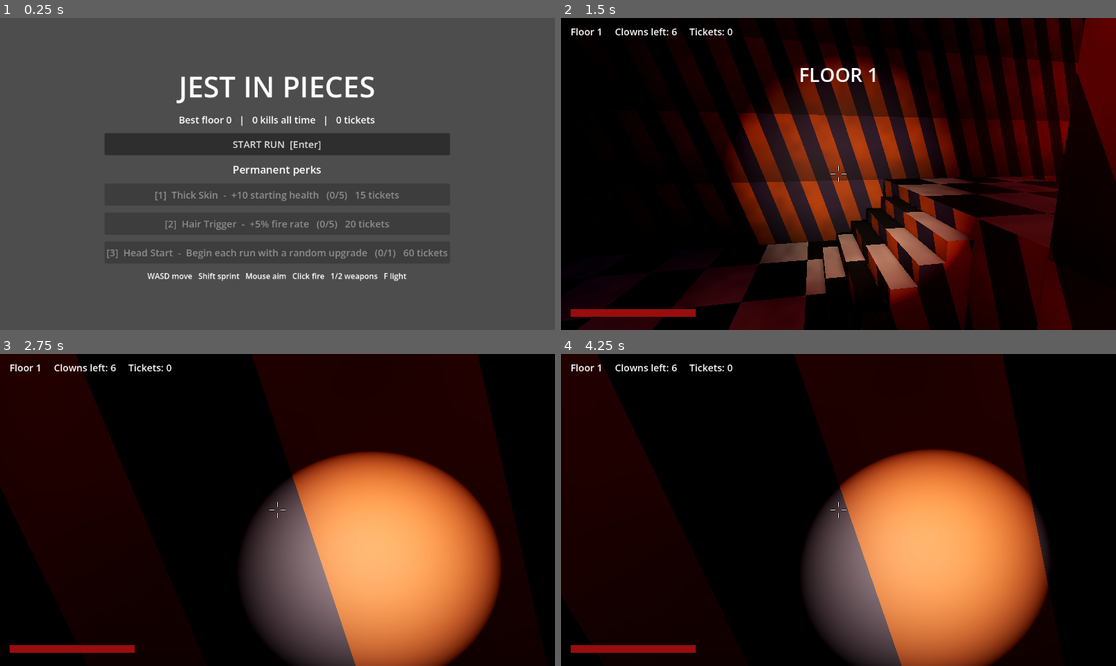
Above: before the commit, frames 1-4 (two rows, left to right).
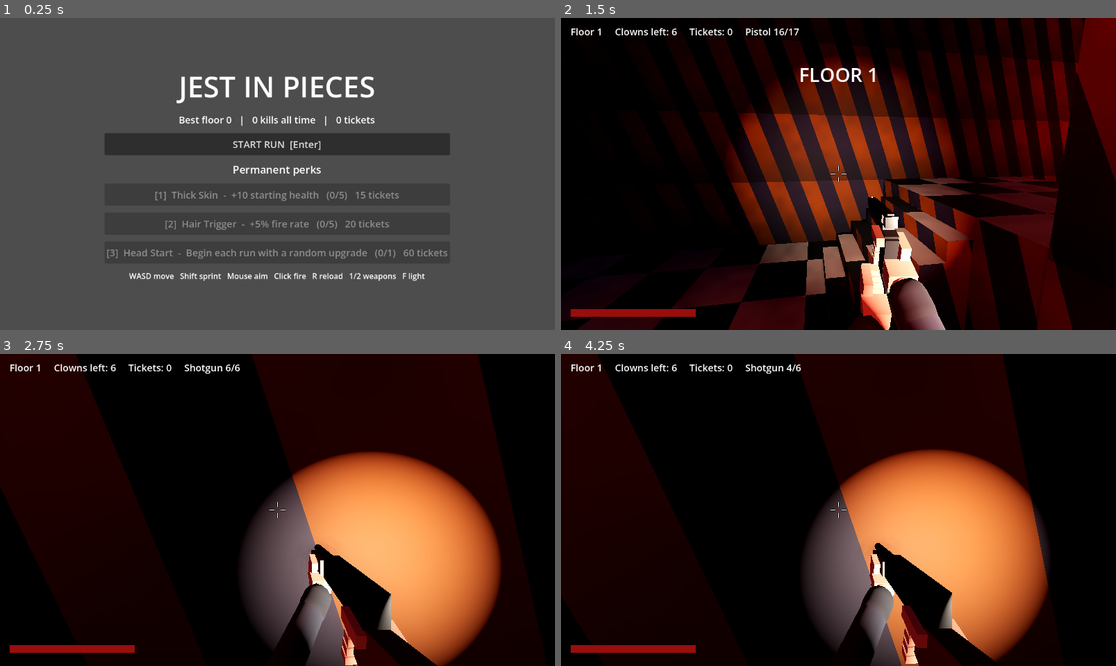
Above: after the commit, the same moments.

Repository: Accof/Jest-In-Pieces
Game: Godot game, scene res://scenes/game.tscn
Two runs of this game, one before a commit and one after it. Both use one fixed random seed, a clock stepped at 60 frames per second and the inputs below.
Inputs (mouse positions are in pixels of both pictures, inside the frame that each line leads up to):
- Up to frame 1 (0.25 s): no input
- Up to frame 2 (1.5 s): click "START RUN [Enter]" at 0.5 s; tap Enter at 1.25 s; move the mouse to (866, 174) at 1.27 s; hold W from 1.28 s (still down); tap Backspace at 1.35 s; click (866, 174) at 1.42 s
- Up to frame 3 (2.75 s): keep holding W; tap Space at 1.52, 1.82, 2.27, 2.57 s; tap 1 at 1.55, 2.1 s; move the mouse to (249, 510) at 2.02 s; click (249, 510) at 2.17 s; tap 2 at 2.3 s
- Up to frame 4 (4.25 s): keep holding W; move the mouse to (849, 503) at 2.77 s; tap 2 at 2.85 s; click (849, 503) at 2.92 s; tap R at 3.05, 3.6 s; move the mouse to (832, 516) at 3.52 s; click (832, 516) at 3.67 s; tap Space at 3.77, 4.07 s; tap Enter at 3.8 s

The runs differ from the first frame. In frame 1, 0.6% of the frame differs, in the area x 23-77%, y 81-85%; in frame 2, 3.3%; in frame 3, 4.9%; in frame 4, 5.2%, in the area x 33-79%, y 3-100%.

Commit message:
Add first-person hands and guns, magazines and reloads
- View model built in code: long-slide pistol and pump shotgun, bare
  hands with sleeves, sway, walking bob, recoil, slide and pump action
- Pistol: 17-round magazine, slide locks back when empty, magazine
  change animation
- Shotgun: 6 shells loaded one at a time, can fire part-way through
- R reloads; the test room's reset key moves to Backspace
- Ammo shown on the HUD

Co-Authored-By: Claude Fable 5.2 <noreply@anthropic.com>
Claude-Session: https://claude.ai/code/session_01G887uisKmon25i3LWazTe9

Diff:
--- a/scripts/game/game.gd
+++ b/scripts/game/game.gd
@@ -81,6 +81,7 @@
 	player.health_changed.connect(func(_h: float, _m: float) -> void: _refresh_hud())
 	player.died.connect(_on_player_died)
 	player.fired.connect(_on_player_fired)
+	player.ammo_changed.connect(_refresh_hud)
 	if int(save.perks.get("start", 0)) > 0:
 		_apply_upgrade(UPGRADES[rng.randi() % UPGRADES.size()].id)
 	next_floor()
@@ -360,7 +361,7 @@
 		var label := "[%d]  %s  -  %s   (%d/%d)   %s" % [i + 1, p.name, p.desc, owned, p.max, "MAXED" if owned >= p.max else "%d tickets" % p.cost]
 		var b := _button(label, _buy_perk.bind(i))
 		b.disabled = owned >= p.max or int(save.tickets) < p.cost
-	_title("WASD move   Shift sprint   Mouse aim   Click fire   1/2 weapons   F light", 16)
+	_title("WASD move   Shift sprint   Mouse aim   Click fire   R reload   1/2 weapons   F light", 16)
 
 
 func _title(text: String, size: int) -> void:
@@ -384,7 +385,9 @@
 func _refresh_hud() -> void:
 	if not is_instance_valid(player):
 		return
-	_hud.text = "Floor %d     Clowns left: %d     Tickets: %d%s" % [floor_number, maxi(remaining, 0), run_tickets, "     EXIT OPEN - find the green door" if exit_open else ""]
+	var w: Dictionary = FpsPlayer.WEAPONS[player.weapon]
+	_hud.text = "Floor %d     Clowns left: %d     Tickets: %d     %s %d/%d%s" % [floor_number, maxi(remaining, 0), run_tickets, w.name, player.ammo[player.weapon], w.mag,
+		"     EXIT OPEN - find the green door" if exit_open else ""]
 	_health_bar.max_value = player.stats.max_health
 	_health_bar.value = player.health
 
--- a/scripts/player/fps_player.gd
+++ b/scripts/player/fps_player.gd
@@ -1,21 +1,22 @@
 class_name FpsPlayer
 extends CharacterBody3D
 ## First-person player. WASD move, Shift sprint, mouse look, left click fire,
-## 1 pistol, 2 shotgun, F flashlight.
+## R reload, 1 pistol, 2 shotgun, F flashlight.
 
 const LAYER_WORLD := 1
 const LAYER_RAGDOLL := 1 << 2
 const LAYER_RAMP := 1 << 4
 
 const WEAPONS := [
-	{name = "Pistol", damage = 34.0, pellets = 1, spread = 0.0, impulse = 14.0, heavy = false, can_dismember = false, cooldown = 0.22, falloff = 60.0},
-	{name = "Shotgun", damage = 16.0, pellets = 9, spread = 4.5, impulse = 16.0, heavy = true, can_dismember = true, cooldown = 0.8, falloff = 9.0},
+	{name = "Pistol", damage = 34.0, pellets = 1, spread = 0.0, impulse = 14.0, heavy = false, can_dismember = false, cooldown = 0.22, falloff = 60.0, mag = 17},
+	{name = "Shotgun", damage = 16.0, pellets = 9, spread = 4.5, impulse = 16.0, heavy = true, can_dismember = true, cooldown = 0.8, falloff = 9.0, mag = 6},
 ]
 
 signal reset_requested
 signal health_changed(health: float, max_health: float)
 signal died
 signal fired(weapon: int)
+signal ammo_changed
 
 @export var speed := 4.5
 @export var sprint_speed := 6.4
@@ -32,6 +33,14 @@
 var health := 100.0
 var dead := false
 var weapon := 0
+## Rounds loaded in each gun. Spare ammunition is unlimited for now.
+var ammo: Array[int] = [17, 6]
+var view: ViewModel
+## Key that asks for a reset in the test room (R is reload).
+var reset_key := KEY_BACKSPACE
+var _reload_left := -1.0        # pistol: seconds until the new magazine is in
+var _shell_left := -1.0         # shotgun: seconds until the next shell is in
+var _look := Vector2.ZERO
 var camera: Camera3D
 var flashlight: SpotLight3D
 var _cooldown := 0.0
@@ -56,7 +65,7 @@
 	camera = Camera3D.new()
 	camera.position.y = 1.65
 	camera.fov = 80.0
-	camera.near = 0.05
+	camera.near = 0.02
 	add_child(camera)
 	camera.make_current()
 	flashlight = SpotLight3D.new()
@@ -67,6 +76,8 @@
 	flashlight.shadow_enabled = true
 	flashlight.position = Vector3(0.15, -0.1, 0.0)
 	camera.add_child(flashlight)
+	view = ViewModel.new()
+	camera.add_child(view)
 	var hud := CanvasLayer.new()
 	add_child(hud)
 	_hurt = ColorRect.new()
@@ -107,6 +118,7 @@
 	if dead:
 		return
 	if event is InputEventMouseMotion and Input.mouse_mode == Input.MOUSE_MODE_CAPTURED:
+		_look += event.relative
 		rotate_y(-event.relative.x * mouse_sensitivity)
 		camera.rotation.x = clampf(camera.rotation.x - event.relative.y * mouse_sensitivity, -1.5, 1.5)
 	elif event is InputEventMouseButton and event.pressed:
@@ -116,15 +128,19 @@
 			fire()
 	elif event is InputEventKey and event.pressed and not event.echo:
 		match event.keycode:
-			KEY_1: weapon = 0
-			KEY_2: weapon = 1
+			KEY_1: select_weapon(0)
+			KEY_2: select_weapon(1)
 			KEY_F: flashlight.visible = not flashlight.visible
-			KEY_R: reset_requested.emit()
+			KEY_R: reload()
 			KEY_ESCAPE: Input.mouse_mode = Input.MOUSE_MODE_VISIBLE
+		if event.keycode == reset_key:
+			reset_requested.emit()
 		_update_label()
 
 
 func _process(delta: float) -> void:
+	view.animate(delta, Vector2(velocity.x, velocity.z).length() if is_on_floor() else 0.0, _look)
+	_look = Vector2.ZERO
 	_hurt.color.a = move_toward(_hurt.color.a, 0.0, delta * 1.2)
 	_kick = move_toward(_kick, 0.0, delta * 0.5)
 	camera.rotation.z = _kick * 0.3
@@ -136,6 +152,7 @@
 		velocity = Vector3(0, velocity.y - 9.8 * delta, 0)
 		move_and_slide()
 		return
+	_tick_reload(delta)
 	# Holding the button keeps firing.
 	if Input.is_mouse_button_pressed(MOUSE_BUTTON_LEFT) and Input.mouse_mode == Input.MOUSE_MODE_CAPTURED:
 		fire()
@@ -152,12 +169,72 @@
 	move_and_slide()
 
 
+func select_weapon(w: int) -> void:
+	if w == weapon or dead:
+		return
+	_reload_left = -1.0
+	_shell_left = -1.0
+	weapon = w
+	view.swap_to(w)
+	_cooldown = maxf(_cooldown, ViewModel.SWAP_TIME)
+	ammo_changed.emit()
+	_update_label()
+
+
+## Start reloading the gun in hand, if it has room.
+func reload() -> void:
+	if dead or view.swapping() or view.reloading() or ammo[weapon] >= WEAPONS[weapon].mag:
+		return
+	view.start_reload()
+	if weapon == 0:
+		_reload_left = ViewModel.PISTOL_RELOAD * 0.62      # the moment the magazine seats
+	else:
+		_shell_left = ViewModel.SHELL_INTRO + ViewModel.SHELL_TIME * 0.85
+
+
+func _tick_reload(delta: float) -> void:
+	if weapon == 0:
+		if _reload_left >= 0.0:
+			_reload_left -= delta
+			if _reload_left < 0.0:
+				ammo[0] = WEAPONS[0].mag
+				ammo_changed.emit()
+				_update_label()
+		if view.reloading() and view._reload_t >= ViewModel.PISTOL_RELOAD:
+			view.stop_reload()
+			view.slide_locked = false
+	elif _shell_left >= 0.0:
+		# Shells go in one at a time, so the shotgun can be fired part-way through.
+		_shell_left -= delta
+		if _shell_left < 0.0:
+			ammo[1] += 1
+			ammo_changed.emit()
+			_update_label()
+			if ammo[1] >= WEAPONS[1].mag:
+				_shell_left = -1.0
+				view.stop_reload()
+			else:
+				_shell_left = ViewModel.SHELL_TIME
+
+
 func fire() -> void:
-	if _cooldown > 0.0 or dead:
-		return
+	if _cooldown > 0.0 or dead or view.swapping():
+		return
+	if weapon == 0 and view.reloading():
+		return
+	if ammo[weapon] <= 0:
+		reload()
+		return
+	if weapon == 1 and view.reloading():
+		_shell_left = -1.0                      # break off loading to shoot
+		view.stop_reload()
 	var w: Dictionary = WEAPONS[weapon]
 	_cooldown = w.cooldown / stats.fire_rate
 	_shot_id += 1
+	ammo[weapon] -= 1
+	if weapon == 0 and ammo[0] == 0:
+		view.slide_locked = true
+	view.fire()
 	var from := camera.global_position
 	var aim := -camera.global_basis.z
 	var pellets: int = w.pellets + (stats.pellets if w.pellets > 1 else 0)
@@ -168,6 +245,8 @@
 			d = (aim + camera.global_basis.x * randfn(0.0, s * 0.5) + camera.global_basis.y * randfn(0.0, s * 0.5)).normalized()
 		shoot_ray(from, d, w, _shot_id)
 	fired.emit(weapon)
+	ammo_changed.emit()
+	_update_label()
 
 
 ## Fire one ray with a weapon definition. Also used by the automated tests.
@@ -213,4 +292,4 @@
 
 
 func _update_label() -> void:
-	_label.text = "%s   [1] pistol  [2] shotgun  [F] light  [R] reset  [Esc] mouse" % WEAPONS[weapon].name
+	_label.text = "%s %d/%d   [R] reload  [1] pistol  [2] shotgun  [F] light  [Backspace] reset  [Esc] mouse" % [WEAPONS[weapon].name, ammo[weapon], WEAPONS[weapon].mag]
--- /dev/null
+++ b/scripts/player/view_model.gd
@@ -0,0 +1,407 @@
+class_name ViewModel
+extends Node3D
+## The player's hands and gun as seen in first person. Built from simple shapes
+## and animated in code: sway, walking bob, recoil, slide and pump action,
+## reloads and weapon swaps.
+##
+## Everything is authored at real size, then the whole thing is shrunk toward
+## the camera. That looks identical on screen but keeps the gun inside the
+## player's body, so it does not poke through walls.
+
+const SHRINK := 0.45
+const PISTOL := 0
+const SHOTGUN := 1
+
+## Seconds the reload animations take. The player script reads these.
+const PISTOL_RELOAD := 1.55
+const SHELL_TIME := 0.48
+const SHELL_INTRO := 0.3
+const SWAP_TIME := 0.3
+
+var weapon := PISTOL
+var slide_locked := false       # pistol ran dry: slide stays back until reloaded
+
+var _guns: Array[Node3D] = []
+var _pose: Array[Node3D] = []   # per gun: the node recoil and reload move
+var _slide: Node3D
+var _mag: Node3D
+var _spare_mag: Node3D
+var _pump: Node3D
+var _shell: Node3D
+var _left: Array[Node3D] = []   # per gun: the left arm
+var _flash: OmniLight3D
+var _flash_mesh: MeshInstance3D
+
+var _time := 0.0
+var _kick := 0.0                # recoil, decays
+var _slide_back := 0.0
+var _since_shot := 9.0
+var _reload_t := -1.0           # >= 0 while reloading
+var _swap_t := -1.0
+var _swap_to := 0
+var _bob := 0.0
+var _bob_amount := 0.0
+var _sway := Vector2.ZERO
+
+
+func _ready() -> void:
+	scale = Vector3.ONE * SHRINK
+	_build_pistol()
+	_build_shotgun()
+	_guns[SHOTGUN].visible = false
+	_flash = OmniLight3D.new()
+	_flash.light_color = Color(1.0, 0.8, 0.45)
+	_flash.omni_range = 7.0
+	_flash.light_energy = 0.0
+	_flash.shadow_enabled = false
+	add_child(_flash)
+	_flash_mesh = MeshInstance3D.new()
+	var q := QuadMesh.new()
+	q.size = Vector2(0.075, 0.075)
+	var fm := StandardMaterial3D.new()
+	fm.shading_mode = BaseMaterial3D.SHADING_MODE_UNSHADED
+	fm.albedo_color = Color(1.0, 0.85, 0.5, 0.9)
+	fm.transparency = BaseMaterial3D.TRANSPARENCY_ALPHA
+	fm.blend_mode = BaseMaterial3D.BLEND_MODE_ADD
+	fm.billboard_mode = BaseMaterial3D.BILLBOARD_ENABLED
+	var g := GradientTexture2D.new()
+	var grad := Gradient.new()
+	grad.set_color(0, Color(1, 1, 1, 1))
+	grad.set_color(1, Color(1, 1, 1, 0))
+	g.gradient = grad
+	g.fill = GradientTexture2D.FILL_RADIAL
+	g.fill_from = Vector2(0.5, 0.5)
+	g.fill_to = Vector2(1.0, 0.5)
+	fm.albedo_texture = g
+	q.material = fm
+	_flash_mesh.mesh = q
+	_flash_mesh.visible = false
+	_flash_mesh.cast_shadow = GeometryInstance3D.SHADOW_CASTING_SETTING_OFF
+	add_child(_flash_mesh)
+
+
+# --- called by the player -------------------------------------------------------
+func fire() -> void:
+	_kick = 1.0
+	_slide_back = 1.0
+	_since_shot = 0.0
+	var muzzle := _muzzle()
+	_flash.position = muzzle
+	_flash.light_energy = 5.0 if weapon == PISTOL else 9.0
+	_flash_mesh.position = muzzle
+	_flash_mesh.scale = Vector3.ONE * (1.0 if weapon == PISTOL else 1.8) * randf_range(0.8, 1.2)
+	_flash_mesh.visible = true
+
+
+func start_reload() -> void:
+	_reload_t = 0.0
+
+
+func stop_reload() -> void:
+	_reload_t = -1.0
+
+
+func reloading() -> bool:
+	return _reload_t >= 0.0
+
+
+func swap_to(w: int) -> void:
+	if w == weapon and _swap_t < 0.0:
+		return
+	_swap_to = w
+	_swap_t = 0.0
+	_reload_t = -1.0
+
+
+func swapping() -> bool:
+	return _swap_t >= 0.0
+
+
+## `speed` is how fast the player is walking; `look` is this frame's mouse movement.
+func animate(delta: float, speed: float, look: Vector2) -> void:
+	_time += delta
+	_since_shot += delta
+	_kick = move_toward(_kick, 0.0, delta * (7.0 if weapon == PISTOL else 3.2))
+	_slide_back = move_toward(_slide_back, 0.0, delta * 14.0)
+	_flash.light_energy = move_toward(_flash.light_energy, 0.0, delta * 90.0)
+	if _since_shot > 0.045:
+		_flash_mesh.visible = false
+	_bob_amount = move_toward(_bob_amount, clampf(speed / 4.5, 0.0, 1.4), delta * 6.0)
+	_bob += delta * (5.0 + speed * 1.3)
+	_sway = _sway.lerp(Vector2(clampf(-look.x * 0.0009, -0.05, 0.05), clampf(look.y * 0.0009, -0.05, 0.05)), clampf(delta * 9.0, 0.0, 1.0))
+	if _reload_t >= 0.0:
+		_reload_t += delta
+
+	# Lower one gun, raise the other.
+	var drop := 0.0
+	if _swap_t >= 0.0:
+		_swap_t += delta
+		var half := SWAP_TIME * 0.5
+		if _swap_t >= half and weapon != _swap_to:
+			weapon = _swap_to
+			_guns[PISTOL].visible = weapon == PISTOL
+			_guns[SHOTGUN].visible = weapon == SHOTGUN
+		drop = 1.0 - absf(_swap_t - half) / half
+		if _swap_t >= SWAP_TIME:
+			_swap_t = -1.0
+			drop = 0.0
+
+	# Whole-gun motion shared by both weapons: sway, bob, breathing, swap.
+	var root := _guns[weapon]
+	var bob := Vector3(sin(_bob) * 0.006, -absf(cos(_bob)) * 0.008, 0) * _bob_amount
+	var breathe := Vector3(0, sin(_time * 1.6) * 0.0018, 0)
+	root.position = bob + breathe + Vector3(_sway.x, _sway.y - drop * 0.35, 0)
+	root.rotation = Vector3(-drop * 0.9 + _sway.y * 1.2, _sway.x * 1.5, _sway.x * 0.8)
+
+	if weapon == PISTOL:
+		_animate_pistol()
+	else:
+		_animate_shotgun()
+
+
+# --- pistol ---------------------------------------------------------------------
+const P_HOME := Vector3(0.125, -0.125, -0.54)
+const P_LEFT_HOME := Vector3(-0.015, -0.085, 0.01)
+
+func _animate_pistol() -> void:
+	var pose := _pose[PISTOL]
+	var left := _left[PISTOL]
+	var k := _kick * _kick
+	var pos := P_HOME + Vector3(0, 0.012 * k, 0.03 * k)
+	var rot := Vector3(deg_to_rad(9.0) * k, 0, deg_to_rad(randf_range(-0.6, 0.6)) * k)
+	var slide := maxf(_slide_back, 1.0 if slide_locked else 0.0)
+	var mag_pos := Vector3.ZERO
+	var mag_visible := true
+	var left_pos := P_LEFT_HOME
+	var left_rot := Vector3.ZERO
+	var spare := false
+	if _reload_t >= 0.0:
+		var t := _reload_t
+		# 0.00-0.22  tip the gun over to get at the magazine
+		# 0.22-0.50  old magazine drops free, support hand goes for a new one
+		# 0.50-0.98  new magazine comes up and is pushed home
+		# 0.98-1.20  hand back on the gun, slide released if it was locked
+		# 1.20-1.55  back on target
+		var tilt := smoothstep(0.0, 0.22, t) * (1.0 - smoothstep(1.2, PISTOL_RELOAD, t))
+		pos += Vector3(-0.03, 0.035, 0.03) * tilt
+		rot += Vector3(deg_to_rad(16.0), deg_to_rad(12.0), deg_to_rad(-32.0)) * tilt
+		if t < 0.5:
+			var fall := smoothstep(0.22, 0.5, t)
+			mag_pos = Vector3(0, -0.3 * fall * fall, 0.03 * fall)
+			mag_visible = t < 0.48
+		elif t < 0.98:
+			var up := smoothstep(0.55, 0.92, t)
+			mag_pos = Vector3(0, -0.17 * (1.0 - up), 0.0)
+			mag_visible = t > 0.6
+			spare = false
+		var away := smoothstep(0.18, 0.4, t) * (1.0 - smoothstep(0.55, 0.9, t))
+		left_pos = P_LEFT_HOME + Vector3(-0.06, -0.3, 0.1) * away
+		# as the magazine goes in, the hand is under the grip pushing up
+		var seat := smoothstep(0.6, 0.92, t) * (1.0 - smoothstep(0.98, 1.15, t))
+		left_pos += Vector3(0.015, -0.045 * (1.0 - smoothstep(0.86, 0.94, t)), 0.0) * seat
+		left_rot = Vector3(0, 0, deg_to_rad(-20.0)) * seat
+		pos += Vector3(0, 0.012, 0) * (smoothstep(0.9, 0.95, t) - smoothstep(0.95, 1.05, t))   # the bump as it seats
+		if slide_locked and t > 1.1:
+			slide = 1.0 - smoothstep(1.1, 1.16, t)
+			pos += Vector3(0, 0, -0.008) * (smoothstep(1.12, 1.16, t) - smoothstep(1.16, 1.3, t))
+	pose.position = pos
+	pose.rotation = rot
+	_slide.position.z = 0.045 * slide
+	_mag.position = mag_pos
+	_mag.visible = mag_visible
+	_spare_mag.visible = spare
+	left.position = left_pos
+	left.rotation = left_rot
+
+
+func _build_pistol() -> void:
+	var root := Node3D.new()
+	add_child(root)
+	_guns.append(root)
+	var pose := Node3D.new()
+	root.add_child(pose)
+	_pose.append(pose)
+	var poly := _mat(Color(0.07, 0.07, 0.075), 0.55, 0.0)
+	var steel := _mat(Color(0.16, 0.16, 0.17), 0.3, 0.7)
+	# Frame, with the long dust cover and rail of a long-slide pistol.
+	_box(pose, Vector3(0.030, 0.024, 0.200), Vector3(0, -0.006, -0.022), Vector3.ZERO, poly)
+	_box(pose, Vector3(0.022, 0.006, 0.055), Vector3(0, -0.021, -0.085), Vector3.ZERO, poly)      # rail
+	# Grip, raked back.
+	_box(pose, Vector3(0.031, 0.118, 0.052), Vector3(0, -0.068, 0.072), Vector3(18, 0, 0), poly)
+	_box(pose, Vector3(0.032, 0.020, 0.026), Vector3(0, -0.018, 0.094), Vector3(18, 0, 0), poly)   # beavertail
+	# Trigger guard and trigger.
+	_box(pose, Vector3(0.012, 0.005, 0.058), Vector3(0, -0.048, 0.012), Vector3.ZERO, poly)
+	_box(pose, Vector3(0.012, 0.034, 0.005), Vector3(0, -0.033, -0.017), Vector3.ZERO, poly)
+	_box(pose, Vector3(0.006, 0.020, 0.005), Vector3(0, -0.028, 0.018), Vector3(-18, 0, 0), poly)
+	# Slide: long, square, with rear serrations and sights.
+	_slide = Node3D.new()
+	pose.add_child(_slide)
+	_box(_slide, Vector3(0.029, 0.026, 0.262), Vector3(0, 0.019, -0.028), Vector3.ZERO, steel)
+	for i in 6:
+		_box(_slide, Vector3(0.0305, 0.020, 0.0025), Vector3(0, 0.019, 0.060 + i * 0.006), Vector3.ZERO, poly)
+	_box(_slide, Vector3(0.016, 0.006, 0.008), Vector3(0, 0.035, 0.092), Vector3.ZERO, poly)       # rear sight
+	_box(_slide, Vector3(0.004, 0.005, 0.006), Vector3(0, 0.0345, -0.150), Vector3.ZERO, poly)     # front sight
+	_box(_slide, Vector3(0.0295, 0.010, 0.040), Vector3(0, 0.024, -0.02), Vector3.ZERO, _mat(Color(0.12, 0.12, 0.13), 0.3, 0.8))   # ejection port
+	# Barrel, fixed, showing at the muzzle.
+	_cyl(pose, 0.0065, 0.03, Vector3(0, 0.02, -0.158), Vector3(90, 0, 0), _mat(Color(0.02, 0.02, 0.02), 0.4, 0.6))
+	# Magazine in the grip, and a spare carried by the support hand.
+	_mag = Node3D.new()
+	pose.add_child(_mag)
+	var mag_mat := _mat(Color(0.05, 0.05, 0.055), 0.45, 0.3)
+	_box(_mag, Vector3(0.024, 0.118, 0.034), Vector3(0, -0.07, 0.073), Vector3(18, 0, 0), mag_mat)
+	_box(_mag, Vector3(0.031, 0.010, 0.050), Vector3(0, -0.130, 0.092), Vector3(18, 0, 0), poly)
+	_spare_mag = Node3D.new()
+	pose.add_child(_spare_mag)
+	_spare_mag.visible = false
+	# Right hand, wrapped round the grip, part of the gun so it recoils with it.
+	_hand(pose, Vector3(0, -0.062, 0.082), Vector3(0.085, -0.30, 0.42), false)
+	# Left hand, cupped under and round the right.
+	var left := Node3D.new()
+	pose.add_child(left)
+	_hand(left, Vector3(-0.012, -0.066, 0.062), Vector3(-0.30, -0.30, 0.34), true)
+	_left.append(left)
+
+
+# --- shotgun --------------------------------------------------------------------
+const S_HOME := Vector3(0.15, -0.155, -0.42)
+
+func _animate_shotgun() -> void:
+	var pose := _pose[SHOTGUN]
+	var left := _left[SHOTGUN]
+	var k := _kick * _kick
+	var pos := S_HOME + Vector3(0, 0.02 * k, 0.07 * k)
+	var rot := Vector3(deg_to_rad(11.0) * k, deg_to_rad(-1.5) * k, 0)
+	# Pump: racked back and forward a moment after each shot.
+	var pump := 0.0
+	if _since_shot > 0.2 and _since_shot < 0.62:
+		pump = sin((_since_shot - 0.2) / 0.42 * PI)
+	var shell_vis := false
+	var left_pos := Vector3(0, 0, 0.085 * pump)
+	if _reload_t >= 0.0:
+		var t := _reload_t
+		var tilt := smoothstep(0.0, SHELL_INTRO, t)
+		pos += Vector3(-0.02, 0.05, 0.04) * tilt
+		rot += Vector3(deg_to_rad(20.0), deg_to_rad(8.0), deg_to_rad(38.0)) * tilt
+		if t > SHELL_INTRO:
+			# One shell at a time: hand down for a shell, up to the port, thumb it in.
+			var c := fposmod(t - SHELL_INTRO, SHELL_TIME) / SHELL_TIME
+			var reach := sin(clampf(c / 0.55, 0.0, 1.0) * PI)
+			left_pos = Vector3(0.02, -0.02, 0.2) + Vector3(-0.05, -0.22, 0.08) * reach
+			shell_vis = c > 0.3 and c < 0.92
+			if c > 0.78:
+				left_pos += Vector3(0, 0.012, -0.03) * sin((c - 0.78) / 0.22 * PI)
+		else:
+			left_pos = Vector3(0.02, -0.02, 0.2) * tilt
+	pose.position = pos
+	pose.rotation = rot
+	_pump.position.z = 0.085 * pump
+	left.position = left_pos
+	_shell.visible = shell_vis
+
+
+func _build_shotgun() -> void:
+	var root := Node3D.new()
+	add_child(root)
+	_guns.append(root)
+	var pose := Node3D.new()
+	root.add_child(pose)
+	_pose.append(pose)
+	var steel := _mat(Color(0.15, 0.15, 0.16), 0.32, 0.75)
+	var wood := _mat(Color(0.30, 0.15, 0.07), 0.5, 0.0)
+	_box(pose, Vector3(0.042, 0.062, 0.24), Vector3(0, 0, 0.02), Vector3.ZERO, steel)                 # receiver
+	_cyl(pose, 0.013, 0.52, Vector3(0, 0.018, -0.36), Vector3(90, 0, 0), steel)                        # barrel
+	_cyl(pose, 0.012, 0.40, Vector3(0, -0.014, -0.30), Vector3(90, 0, 0), steel)                       # magazine tube
+	_box(pose, Vector3(0.006, 0.008, 0.006), Vector3(0, 0.034, -0.61), Vector3.ZERO, steel)            # bead sight
+	_box(pose, Vector3(0.04, 0.07, 0.30), Vector3(0, -0.035, 0.27), Vector3(-10, 0, 0), wood)          # stock
+	_box(pose, Vector3(0.034, 0.075, 0.045), Vector3(0, -0.062, 0.115), Vector3(22, 0, 0), wood)       # grip
+	_box(pose, Vector3(0.012, 0.005, 0.07), Vector3(0, -0.048, 0.055), Vector3.ZERO, steel)            # trigger guard
+	_pump = Node3D.new()
+	pose.add_child(_pump)
+	_box(_pump, Vector3(0.046, 0.044, 0.15), Vector3(0, -0.014, -0.24), Vector3.ZERO, wood)            # fore-end
+	_hand(pose, Vector3(0, -0.07, 0.125), Vector3(0.09, -0.30, 0.48), false)
+	var left := Node3D.new()
+	pose.add_child(left)
+	_hand(left, Vector3(-0.004, -0.04, -0.24), Vector3(-0.28, -0.30, 0.20), true)
+	_shell = Node3D.new()
+	left.add_child(_shell)
+	_cyl(_shell, 0.011, 0.062, Vector3(0.012, -0.012, -0.262), Vector3(90, 0, 0), _mat(Color(0.55, 0.06, 0.05), 0.5, 0.0))
+	_cyl(_shell, 0.0115, 0.014, Vector3(0.012, -0.012, -0.224), Vector3(90, 0, 0), _mat(Color(0.75, 0.6, 0.25), 0.3, 0.9))
+	_shell.visible = false
+	_left.append(left)
+
+
+func _muzzle() -> Vector3:
+	var local := Vector3(0, 0.02, -0.19) if weapon == PISTOL else Vector3(0, 0.018, -0.64)
+	return to_local(_pose[weapon].to_global(local))
+
+
+# --- building blocks ------------------------------------------------------------
+## A bare hand gripping something at `at`, with a sleeved forearm running to `elbow`.
+func _hand(parent: Node3D, at: Vector3, elbow: Vector3, is_left: bool) -> void:
+	var skin := _mat(Color(0.66, 0.48, 0.39), 0.7, 0.0)
+	var sleeve := _mat(Color(0.10, 0.11, 0.16), 0.95, 0.0)
+	var cuff := _mat(Color(0.06, 0.065, 0.10), 0.9, 0.0)
+	var s := -1.0 if is_left else 1.0
+	var hand := Node3D.new()
+	hand.position = at
+	parent.add_child(hand)
+	# back of the hand against the side of the grip
+	_box(hand, Vector3(0.022, 0.082, 0.058), Vector3(s * 0.027, 0.0, 0.006), Vector3(18, 0, 0), skin)
+	# four fingers wrapped across the front, one above the other
+	for i in 4:
+		var y := 0.024 - i * 0.021
+		_box(hand, Vector3(0.062, 0.0185, 0.022), Vector3(s * 0.002, y, -0.036 + y * 0.32), Vector3(18, 0, s * 4.0), skin)
+	_box(hand, Vector3(0.020, 0.022, 0.066), Vector3(-s * 0.025, 0.038, -0.010), Vector3(8, 0, 0), skin)     # thumb
+	_box(hand, Vector3(0.060, 0.046, 0.046), Vector3(s * 0.012, -0.030, 0.044), Vector3(18, 0, 0), skin)     # heel of the hand
+	var wrist := at + Vector3(s * 0.016, -0.045, 0.065)
+	_limb(parent, wrist.lerp(elbow, 0.06), elbow, 0.037, sleeve)
+	_limb(parent, wrist, wrist.lerp(elbow, 0.05), 0.030, skin)
+	_limb(parent, wrist.lerp(elbow, 0.06), wrist.lerp(elbow, 0.13), 0.040, cuff)
+
+
+func _mat(c: Color, rough: float, metal: float) -> StandardMaterial3D:
+	var m := StandardMaterial3D.new()
+	m.albedo_color = c
+	m.roughness = rough
+	m.metallic = metal
+	return m
+
+
+func _box(parent: Node3D, size: Vector3, pos: Vector3, rot_deg: Vector3, mat: Material) -> MeshInstance3D:
+	var mesh := BoxMesh.new()
+	mesh.size = size
+	return _add(parent, mesh, pos, rot_deg, mat)
+
+
+func _cyl(parent: Node3D, radius: float, length: float, pos: Vector3, rot_deg: Vector3, mat: Material) -> MeshInstance3D:
+	var mesh := CylinderMesh.new()
+	mesh.top_radius = radius
+	mesh.bottom_radius = radius
+	mesh.height = length
+	mesh.radial_segments = 12
+	mesh.rings = 1
+	return _add(parent, mesh, pos, rot_deg, mat)
+
+
+func _limb(parent: Node3D, from: Vector3, to: Vector3, radius: float, mat: Material) -> void:
+	var mesh := CapsuleMesh.new()
+	mesh.radius = radius
+	mesh.height = from.distance_to(to) + radius * 2.0
+	mesh.radial_segments = 10
+	mesh.rings = 3
+	var mi := _add(parent, mesh, (from + to) * 0.5, Vector3.ZERO, mat)
+	var y := (to - from).normalized()
+	var x := y.cross(Vector3.FORWARD).normalized()
+	mi.basis = Basis(x, y, x.cross(y))
+
+
+func _add(parent: Node3D, mesh: Mesh, pos: Vector3, rot_deg: Vector3, mat: Material) -> MeshInstance3D:
+	var mi := MeshInstance3D.new()
+	mi.mesh = mesh
+	mi.material_override = mat
+	mi.position = pos
+	mi.rotation_degrees = rot_deg
+	mi.layers = 2                                           # keeps blood decals off the gun
+	mi.cast_shadow = GeometryInstance3D.SHADOW_CASTING_SETTING_OFF
+	parent.add_child(mi)
+	return mi
